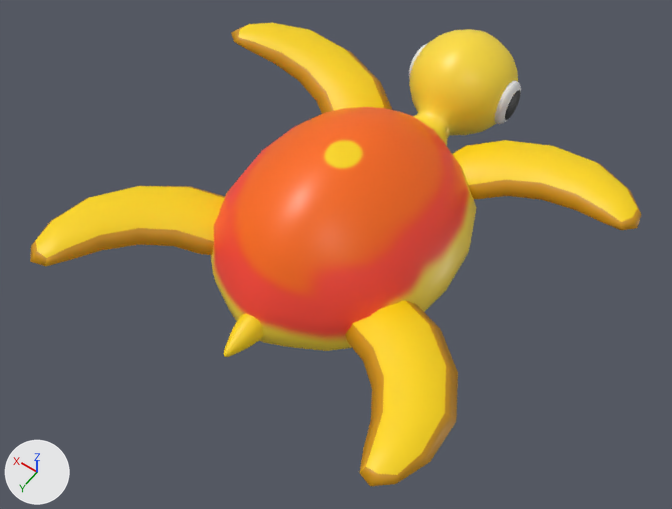
What one commit did to the glTF model dist/turtle.gltf.
The view is the same before and after, from a 50 mm camera at (-3.27, 4.7, 6.67) aimed at (-0.06, 0.21, -0.38). Arrows for +X, +Y and +Z are at lower left; the lights stay in place. Where no turn or scale is listed for an object, it has been applied to the vertices.
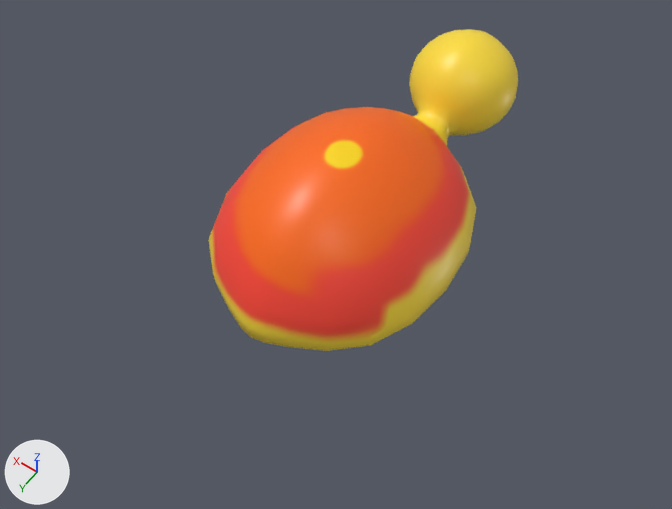
The newer file is also turned or shifted as a whole; pictures and numbers use the older file's frame.

Where the change shows, as pixel boxes (x1, y1, x2, y2) in the pictures (672 x 509 px):
'Cube.002', deleted (yellow): before (30, 186, 458, 486)
'Cube.001', deleted (yellow): before (231, 23, 642, 230)
'Circle', deleted (yellow): before (223, 313, 263, 357)
'eye.001', deleted: before (409, 43, 521, 124)
    faces in mat_eyewhite (white #e7e7e7): (409, 43, 521, 124)
    faces in mat_eyeblack (black #000000): (505, 90, 521, 120)

What the commit changed:
Object 'Circle' (ob_circle) is deleted.
Object 'Cube.001' (ob_cube_001) is deleted.
Object 'Cube.002' (ob_cube_002) is deleted.
Object 'eye.001' (ob_eye_001) is deleted.
